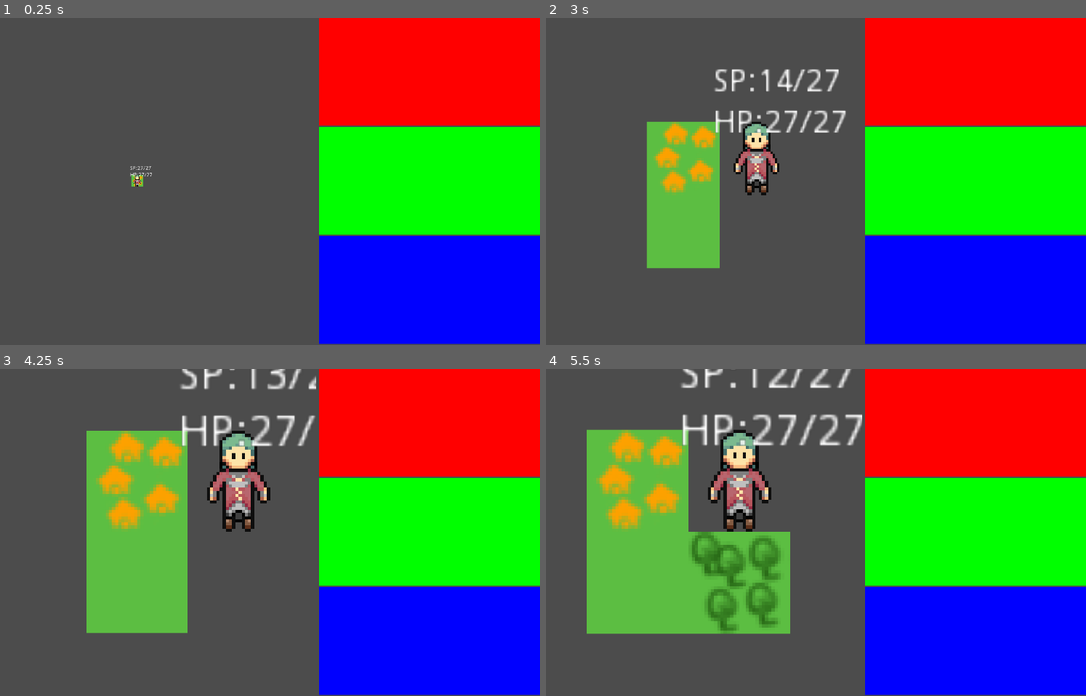
Above: before the commit, frames 1-4 (two rows, left to right).
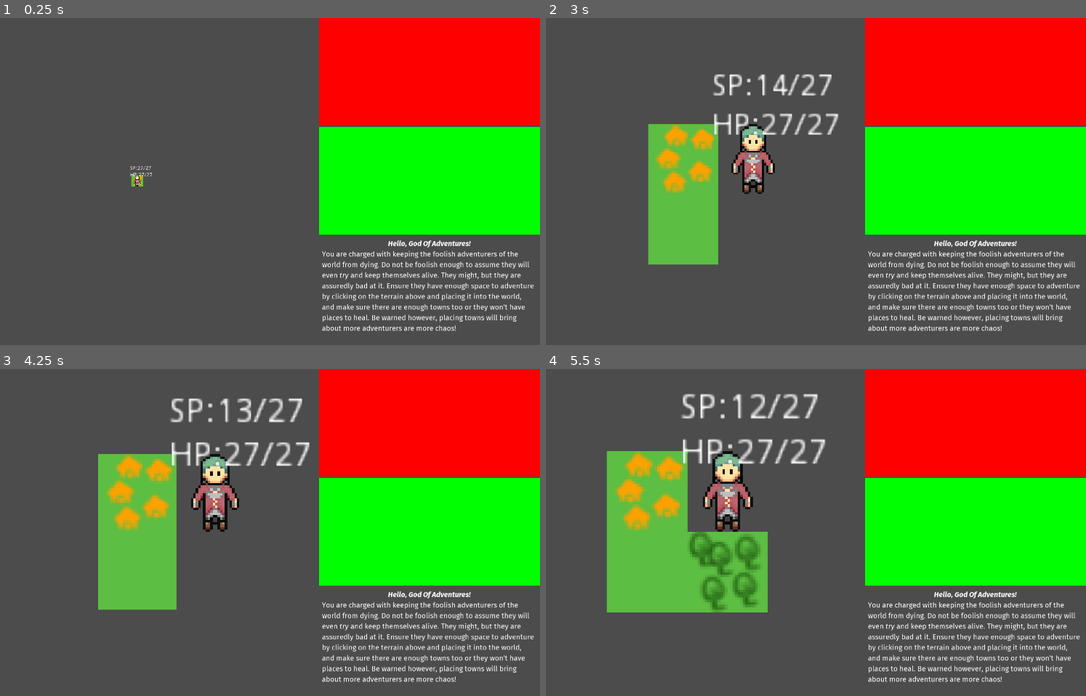
Above: after the commit, the same moments.

Repository: LLBlumire/ldjam46
Game: Godot game, scene res://src/OverviewUI/OverviewUI.tscn
Two runs of this game, one before a commit and one after it. Both use one fixed random seed, a clock stepped at 60 frames per second and the inputs below.
Inputs (mouse positions are in pixels of both pictures, inside the frame that each line leads up to; where the layout moved, square brackets give the same spot in the first picture):
- Up to frame 1 (0.25 s): no input
- Up to frame 2 (3 s): move the mouse to (924, 165) at 0.52 s; tap Space (ui_select) at 0.6, 0.77, 1.07, 1.35, 1.52, 1.82 s; move the mouse to (681, 197) at 1.27 s; click (659, 158) at 2 s; click (718, 214) at 2.75 s
- Up to frame 3 (4.25 s): move the mouse to (307, 460) at 3.52 s; tap Space (ui_select) at 3.6 s
- Up to frame 4 (5.5 s): move the mouse to (767, 597) at 4.27 s; tap Space (ui_select) at 4.35, 4.52, 4.82 s; click (643, 532) [627, 532] at 5 s

The runs differ from the first frame. In frame 1, 14% of the frame differs, in the area x 59-100%, y 66-100%; in frame 2, 18%; in frame 3, 25%; in frame 4, 29%, in the area x 7-100%, y 0-100%.
Error in both runs: Invalid get index 'button_index' (on base: 'InputEventKey'). (res://src/UI/BuildingMenu.gd:20)

Commit message:
Add rich text box for notifications and tutorial
also fixes a bug in the camera

Diff:
--- a/project.godot
+++ b/project.godot
@@ -14,6 +14,11 @@
 "language": "GDScript",
 "path": "res://src/Adventurers/Adventurers.gd"
 }, {
+"base": "RichTextLabel",
+"class": "ChatLog",
+"language": "GDScript",
+"path": "res://src/OverviewUI/ChatLog.gd"
+}, {
 "base": "Node2D",
 "class": "GameWorld",
 "language": "GDScript",
@@ -26,6 +31,7 @@
 } ]
 _global_script_class_icons={
 "Adventurer": "",
+"ChatLog": "",
 "GameWorld": "",
 "WorldMap": ""
 }
--- /dev/null
+++ b/src/OverviewUI/ChatLog.gd
@@ -0,0 +1,14 @@
+extends RichTextLabel
+class_name ChatLog
+
+# Declare member variables here. Examples:
+# var a = 2
+# var b = "text"
+
+
+# Called when the node enters the scene tree for the first time.
+#func _ready():
+#	pass
+
+func post_message(message):
+	bbcode_text += "\n{message}".format({"message": message})
--- a/src/OverviewUI/OverviewUI.tscn
+++ b/src/OverviewUI/OverviewUI.tscn
@@ -1,7 +1,38 @@
-[gd_scene load_steps=3 format=2]
+[gd_scene load_steps=14 format=2]
 
 [ext_resource path="res://src/World/World.tscn" type="PackedScene" id=1]
 [ext_resource path="res://src/World/Camera2D.gd" type="Script" id=2]
+[ext_resource path="res://res/fonts/FiraSans-Regular.ttf" type="DynamicFontData" id=3]
+[ext_resource path="res://res/fonts/FiraMono-Regular.ttf" type="DynamicFontData" id=4]
+[ext_resource path="res://res/fonts/FiraSans-BoldItalic.ttf" type="DynamicFontData" id=5]
+[ext_resource path="res://res/fonts/FiraSans-Italic.ttf" type="DynamicFontData" id=6]
+[ext_resource path="res://res/fonts/FiraSans-Bold.ttf" type="DynamicFontData" id=7]
+[ext_resource path="res://src/OverviewUI/ChatLog.gd" type="Script" id=8]
+
+[sub_resource type="DynamicFont" id=1]
+size = 24
+use_filter = true
+font_data = ExtResource( 4 )
+
+[sub_resource type="DynamicFont" id=3]
+size = 24
+use_filter = true
+font_data = ExtResource( 5 )
+
+[sub_resource type="DynamicFont" id=4]
+size = 24
+use_filter = true
+font_data = ExtResource( 6 )
+
+[sub_resource type="DynamicFont" id=5]
+size = 24
+use_filter = true
+font_data = ExtResource( 7 )
+
+[sub_resource type="DynamicFont" id=2]
+size = 24
+use_filter = true
+font_data = ExtResource( 3 )
 
 [node name="OverviewUI" type="Node2D"]
 
@@ -59,10 +90,34 @@
 size_flags_vertical = 3
 color = Color( 0, 1, 0, 1 )
 
-[node name="ColorRect3" type="ColorRect" parent="SplitScreen/VBoxContainer"]
+[node name="MarginContainer" type="MarginContainer" parent="SplitScreen/VBoxContainer"]
 margin_top = 720.0
 margin_right = 730.0
 margin_bottom = 1076.0
-size_flags_horizontal = 3
 size_flags_vertical = 3
-color = Color( 0, 0, 1, 1 )
+custom_constants/margin_right = 10
+custom_constants/margin_top = 10
+custom_constants/margin_left = 10
+custom_constants/margin_bottom = 10
+
+[node name="ChatLog" type="RichTextLabel" parent="SplitScreen/VBoxContainer/MarginContainer"]
+margin_left = 10.0
+margin_top = 10.0
+margin_right = 720.0
+margin_bottom = 346.0
+custom_fonts/mono_font = SubResource( 1 )
+custom_fonts/bold_italics_font = SubResource( 3 )
+custom_fonts/italics_font = SubResource( 4 )
+custom_fonts/bold_font = SubResource( 5 )
+custom_fonts/normal_font = SubResource( 2 )
+custom_constants/table_vseparation = 0
+custom_constants/shadow_offset_x = 0
+custom_constants/line_separation = 5
+custom_constants/shadow_as_outline = 0
+bbcode_enabled = true
+bbcode_text = "[center][b][i]Hello, God Of Adventures![/i][/b][/center]
+You are charged with keeping the foolish adventurers of the world from dying. Do not be foolish enough to assume they will even [i]try[/i] and keep themselves alive. They might, but they are assuredly bad at it. Ensure they have enough space to adventure by clicking on the terrain above and placing it into the world, and make sure there are enough towns too or they won't have places to heal. Be warned however, placing towns will bring about more adventurers are more chaos!"
+text = "Hello, God Of Adventures!
+You are charged with keeping the foolish adventurers of the world from dying. Do not be foolish enough to assume they will even try and keep themselves alive. They might, but they are assuredly bad at it. Ensure they have enough space to adventure by clicking on the terrain above and placing it into the world, and make sure there are enough towns too or they won't have places to heal. Be warned however, placing towns will bring about more adventurers are more chaos!"
+scroll_following = true
+script = ExtResource( 8 )
--- a/src/World/World.gd
+++ b/src/World/World.gd
@@ -8,6 +8,7 @@
 	world_map = get_node("WorldMap")
 	print("HEllo, World")
 	print(world_map.world_tile_map.map_to_world(Vector2(3, -1)))
+
 func _process(delta):
 	pass
 func spawn_adventurer(var pos: Vector2 ):
--- a/src/WorldMap/WorldMap.gd
+++ b/src/WorldMap/WorldMap.gd
@@ -870,13 +870,11 @@
 	offset_position *= zoom
 	mouse_cursor = world_select.world_to_map(offset_position)
 	# END HACK
-	print(mouse_cursor)
 	if neighbour_mask.get_cellv(mouse_cursor) == 0:
 		if world_tile_map.get_cellv(mouse_cursor) == -1:
 			place_cursor()
 			if Input.is_action_just_pressed("ui_select"):
 				if building_flag == false:
-					print(click_cursor)
 					click_cursor = mouse_cursor
 					emit_signal("tile_clicked", click_cursor)
 					building_flag = true
@@ -908,7 +906,7 @@
 	if world_loc.x > upper_bounds.x:
 		upper_bounds.x = world_loc.x
 	if world_loc.y > upper_bounds.y:
-		lower_bounds.y = world_loc.y
+		upper_bounds.y = world_loc.y
 
 func get_tile_name(tile: int):
 	if tile == ARCTIC:
Binary file added: res/fonts/FiraMono-Regular.ttf
Binary file added: res/fonts/FiraSans-Bold.ttf
Binary file added: res/fonts/FiraSans-BoldItalic.ttf
Binary file added: res/fonts/FiraSans-Italic.ttf
Binary file added: res/fonts/FiraSans-Regular.ttf
